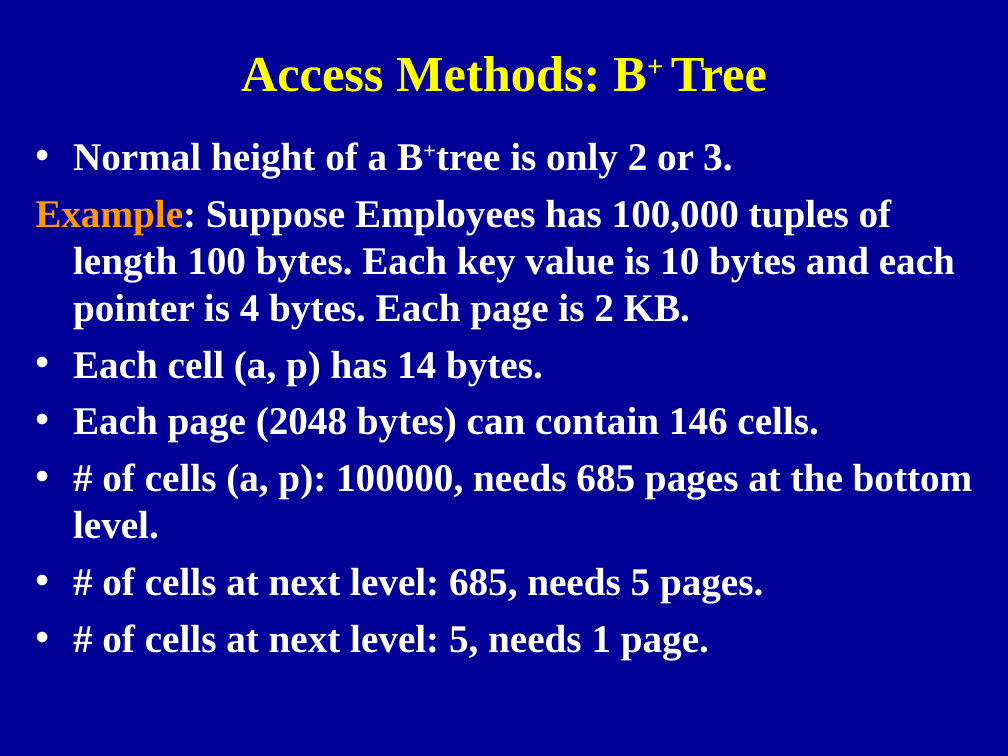
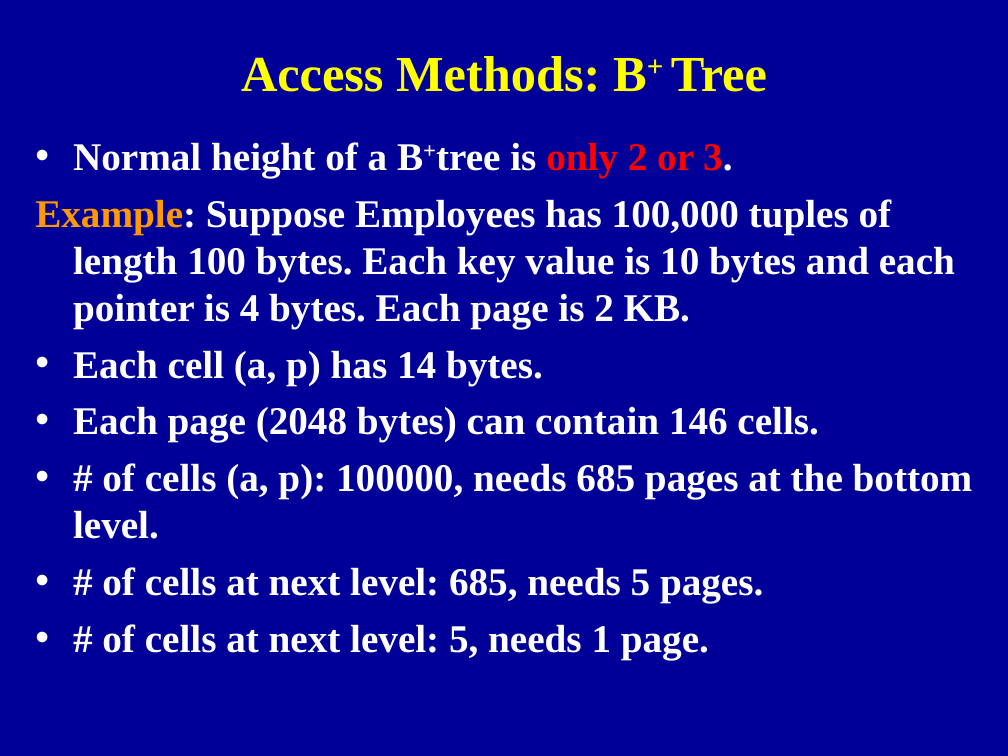
Before and after one commit to WenjunLi2004/SZU-Course, a slide deck: slide 41 of 大三上/数据库系统/PPT/12-INDEX.ppt. Drawn at 1008x756 pixels with LibreOffice and Linux fonts; fonts in the diff are those of the drawing. Boxes give left, top, right and bottom in pixels: in the first picture for what was removed or moved away, otherwise in the second. Text is boxed around its words. In the diff, an @@ line names an element or a change of style, - is before the commit and + after.

```diff
--- a/大三上/数据库系统/PPT/12-INDEX.ppt
+++ b/大三上/数据库系统/PPT/12-INDEX.ppt
@@ text at bbox=[73, 142, 732, 177]: text colour #FFFFFF to #FF0000 in "only 2 or 3." @@
```
Also in this commit, not shown: 4 other slides changed, 30 other files.
